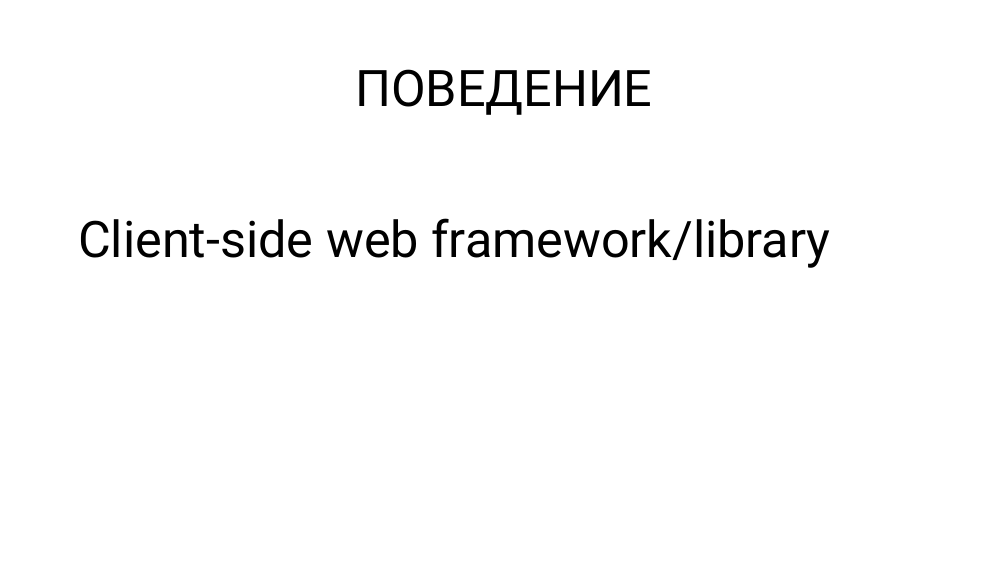
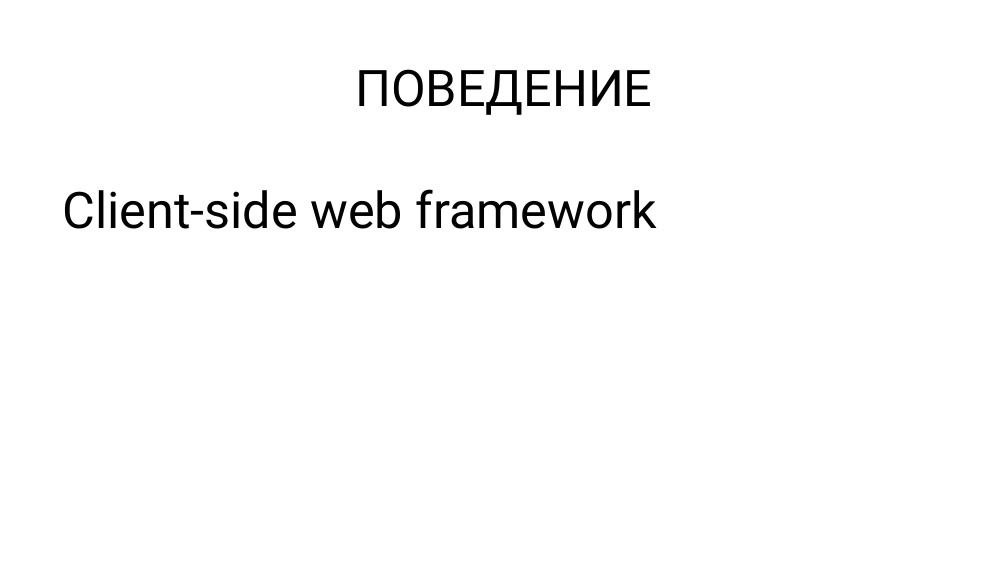
Before and after one commit to rkhaimov/brain-gym, a slide deck: slide 23 of Презентация.pptx (slide 34 before the commit). Drawn at 1008x567 pixels with LibreOffice and Linux fonts; fonts in the diff are those of the drawing. Boxes give left, top, right and bottom in pixels: in the first picture for what was removed or moved away, otherwise in the second. Text is boxed around its words. In the diff, an @@ line names an element or a change of style, - is before the commit and + after.

```diff
--- a/Презентация.pptx
+++ b/Презентация.pptx
@@ text at <box>62,189,657,229</box>: text changed @@
-Client-side web framework/library
+Client-side web framework
```
Also in this commit, not shown: 2 other slides changed, 33 slides added, 4 slides removed.
